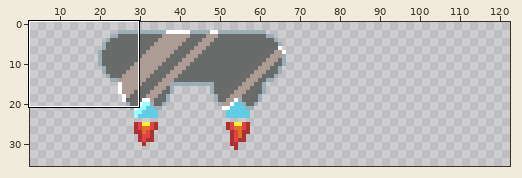
File history of a pixel-art file, paddle.ase. The first picture is a wide view before the edit; the outline marks the close-up.
Close-up. Before the commit:
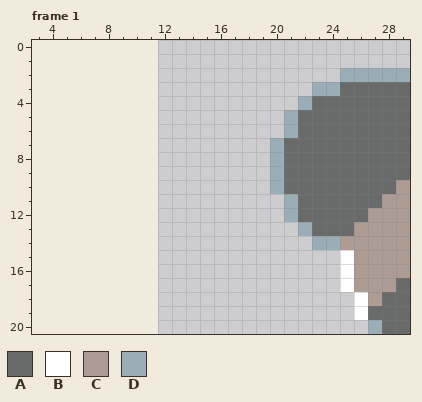
64x64 pixels, 3 frames. Shown: frame 1: x 3..29, y 0..20. The old version is drawn lined up with the new one, on the new canvas. The wide view leaves out empty margins. The commit also changed other frames or places, which this record leaves out.
Visible layers, top first: "Fire" soft light, "Shine" divide, "Overlay", "Base", "Engines".
Palette (. is transparent): A #696a6a  B #ffffff  C #ad9c94  D #9badb7
Pixels before, frame 1, first column x 20:
 2 .....DDDDD
 3 ...DDAAAAA
 4 ..DAAAAAAA
 5 .DAAAAAAAA
 6 .DAAAAAAAA
 7 DAAAAAAAAA
 8 DAAAAAAAAA
 9 DAAAAAAAAA
10 DAAAAAAAAC
11 .DAAAAAACC
12 .DAAAAACCC
13 ..DAAACCCC
14 ...DDCCCCC
15 .....BCCCC
16 .....BCCCC
17 .....BCCCA
18 ......BCAA
19 ......BAAA
20 .......DAA
After:
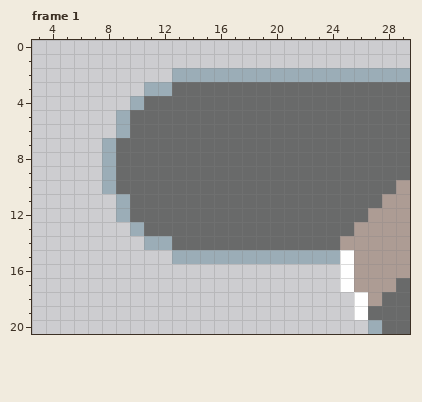
Diff:
canvas 64x64 -> 128x64, the old top-left corner now at 12,0
Frame 1:
The edit adds colour A in row 3 at x 13 to 22; in row 4 at x 11 to 21; in rows 5 to 6 at x 10 to 20; in rows 7 to 10 at x 9 to 19; in rows 11 to 12 at x 10 to 20; in row 13 at x 11 to 21.
The edit adds colour A in row 14 at x 13 to 22.
Colour D gives way to colour A in row 3 at x 23 to 24; in row 4 at x 22; in rows 5 to 6 at x 21; in rows 7 to 10 at x 20; in rows 11 to 12 at x 21; in row 13 at x 22.
Colour D gives way to colour A in row 14 at x 23 to 24.
The edit adds colour D in row 2 at x 13 to 24; in row 3 at x 11 to 12; in row 4 at x 10; in rows 5 to 6 at x 9; in rows 7 to 10 at x 8; in rows 11 to 12 at x 9.
The edit adds colour D in row 13 at x 10; in row 14 at x 11 to 12; in row 15 at x 13 to 24.
Changed places in both close-ups, as pixel boxes (x1, y1, x2, y2):
changed: (102, 68, 340, 264)
